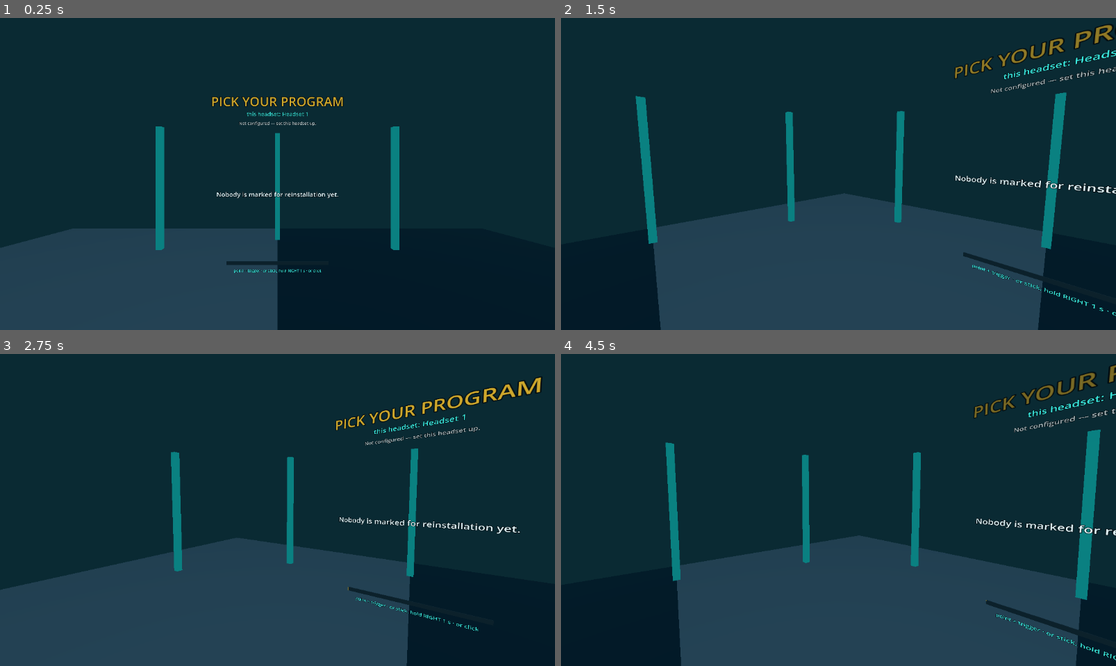
Above: before the commit, frames 1-4 (two rows, left to right).
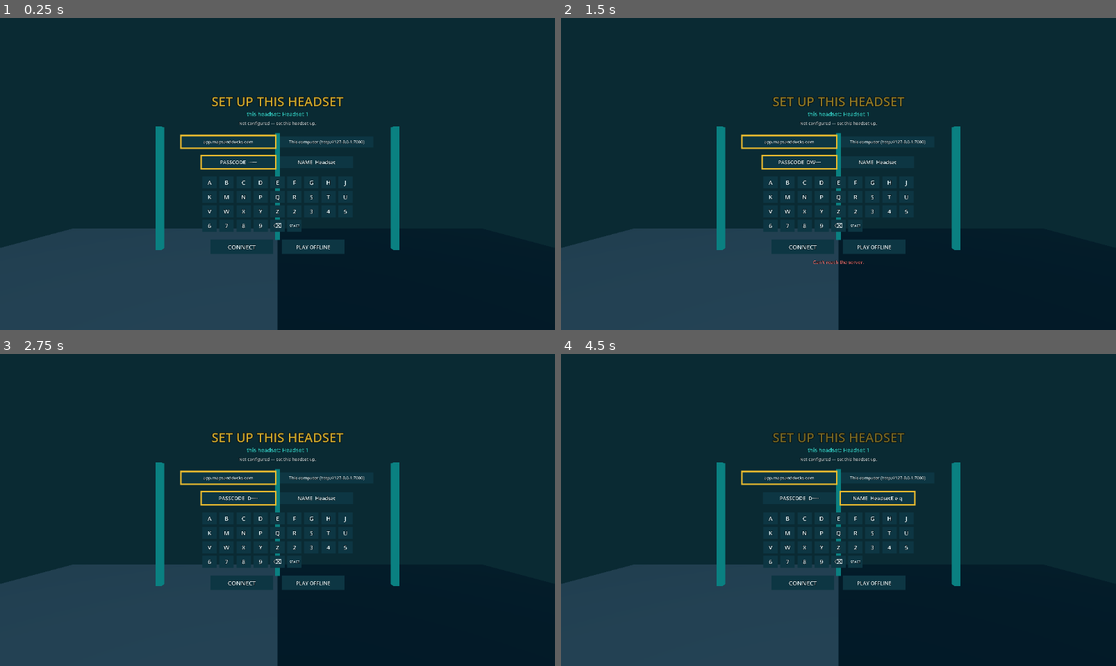
Above: after the commit, the same moments.

Repository: cosmicmonkeysounds/Loom
Game: Godot game, scene res://main.tscn
Same seed, same stepped clock (60 frames per second), same inputs: the game is played once before the commit and once after it.
Inputs (mouse positions are in pixels of both pictures, inside the frame that each line leads up to):
- Up to frame 1 (0.25 s): no input
- Up to frame 2 (1.5 s): tap Enter at 0.5, 0.6 s; move the mouse to (960, 158) at 0.52 s; hold D 0.53-1.28 s; click (960, 158) at 0.67 s; tap Space at 0.77 s; move the mouse to (810, 174) at 1.27 s; hold W from 1.28 s (still down); tap Keypad Enter at 1.35 s; click (810, 174) at 1.42 s
- Up to frame 3 (2.75 s): keep holding W; tap Space at 1.52, 2 s; move the mouse to (288, 503) at 2.02 s; tap Backspace at 2.1 s; click (288, 503) at 2.17 s
- Up to frame 4 (4.5 s): keep holding W; move the mouse to (832, 516) at 2.77 s; tap Tab at 2.85 s; click (832, 516) at 2.92 s; tap Space at 3.02, 3.77 s; move the mouse to (877, 513) at 3.52 s; tap E at 3.6 s; click (877, 513) at 3.67 s; move the mouse to (794, 506) at 4.27 s; tap Q at 4.35 s; click (794, 506) at 4.42 s

The runs differ from the first frame. In frame 1, 2.5% of the frame differs, in the area x 32-66%, y 25-82%; in frame 2, 25%; in frame 3, 15%; in frame 4, 27%, in the area x 0-100%, y 3-100%.

Commit message:
fix(vr): a B / Y held over from the lobby never toggles the mic; a reconfigured headset's mic flag is read again
The King's hit already ignored a trigger still held when a program starts; the voice mute now does the same (_mute_was is taken at the assignment), so the lobby's buttons never reach the voice link. The voice link reads the config's mic again whenever it is not running, so a headset set up in the lobby follows its saved mic flag. test/game.gd checks both with the lobby and the voice link together.

Co-Authored-By: Claude Opus 5.5 <noreply@anthropic.com>

Diff:
--- a/reinstall/vr/game/game.gd
+++ b/reinstall/vr/game/game.gd
@@ -3,7 +3,9 @@
 ## autoload in a build, a fake in the tests).
 ##
 ## - **Lobby**: the dark room; the station waits for the tablet to send a
-##   program, or the player picks one with the stick ([Lobby]).
+##   program, or the player picks one — the laser, the stick or the mouse
+##   ([Lobby], [LobbyPointer]); a headset with no passcode sets itself up
+##   there first ([SetupPanel]).
 ## - **Playing**: spawned at the assignment's spawn in the virtual house;
 ##   poses stream to the server (feet, house frame); the golden trail is
 ##   re-routed twice a second; within 0.9 m (plan) of the duck, on its
@@ -87,6 +89,8 @@
 var hud: Hud
 ## The voice link ([VoiceLink]; running only while a session plays).
 var voice: VoiceLink
+## The lobby's laser / mouse ([LobbyPointer]).
+var pointer: LobbyPointer
 
 var _trail_in := 0.0
 var _cand_in := 0.0
@@ -166,6 +170,12 @@
 	hud.name = "Hud"
 	player.camera.add_child(hud)
 	_setup_voice()
+	# The lobby's picker: the laser / mouse, the ghosts' picture cache.
+	pointer = LobbyPointer.new()
+	pointer.name = "Pointer"
+	pointer.player = player
+	add_child(pointer)
+	lobby.attach(link, ghosts.avatars)
 	if bool(link.config.get("autopilot", false)):
 		autopilot = Autopilot.new()
 		player.read_input = false
@@ -215,7 +225,9 @@
 	if _notice_left <= 0.0:
 		hud.hide_all()
 	player.locomotion_enabled = false
+	player.release_mouse()  # the lobby is pointed at, not looked around
 	player.teleport(Lobby.SPOT, 0.0)
+	lobby.reset()
 	lobby.visible = true
 	_cand_in = 0.0
 	_found_pending = false
@@ -358,6 +370,8 @@
 	link.adopt(a)
 	var spawn: Dictionary = a["spawn"]
 	lobby.visible = false
+	pointer.hide_beam()
+	player.capture_mouse = true
 	player.teleport(builder.to_world(spawn["pos"]), builder.yaw_to_world(float(spawn["yaw"])))
 	player.locomotion_enabled = true
 	duck.place(builder.to_world(a["duck"]["pos"]))
@@ -373,7 +387,11 @@
 	# hit him (missing on an old server = not yet).
 	king_hit_used = a.get("kingHit", false) == true
 	_king_hit_pending = false
+	# The play buttons act on a press made while playing, never on one held
+	# over from the lobby (the trigger that pulled START; B / Y does nothing
+	# there).
 	_hit_was = player.hit_button
+	_mute_was = player.mute_button
 	_update_route_house()
 	hud.show_play(_room_label(HouseLocate.locate(builder.house, spawn["pos"])["room"]))
 	if link.map_warning_text != "":
@@ -528,6 +546,8 @@
 
 
 func _tick_lobby(delta: float) -> void:
+	var aim := pointer.poll()
+	pointer.draw(aim, lobby.aim(aim, delta))
 	# Either stick drives the picker: the larger deflection on each axis.
 	var l := player.left_stick
 	var r := player.right_stick
@@ -587,6 +607,8 @@
 func _tick_voice() -> void:
 	if not bool(link.config.get("voice", true)):
 		return
+	if not voice.is_running():
+		voice.mic_enabled = bool(link.config.get("mic", true))  # a reconfigured headset
 	voice.want(link.voice_stream_url(), link.voice_upload_url(), link.voice_token())
 	var pressed := player.mute_button and not _mute_was
 	_mute_was = player.mute_button
--- a/reinstall/vr/test/game.gd
+++ b/reinstall/vr/test/game.gd
@@ -2910,6 +2910,27 @@
 	link.session_over.emit("reset")
 	_check(game.state() == GameFlow.State.LOBBY and not v.is_running() and not game.builder.voice_attached("optical-drive") and game.hud.mic_text() == "", "voice game: the lobby stops the voice, the emitters and the HUD line")
 
+	# B / Y held in the lobby does nothing there, and a press held over into
+	# play (the hand still on it when the program starts) is not a toggle.
+	player.mute_button = true
+	player.hit_button = true
+	for i in 3:
+		game._process(0.016)
+	_check(game.state() == GameFlow.State.LOBBY and not v.is_running() and not v.muted, "voice game: B / Y in the lobby does nothing")
+	link.assignment_received.emit(_assignment(house, "v-3", true))
+	game._process(0.016)
+	game._process(0.016)
+	_check(v.is_running() and not v.muted and game.hud.mic_text() == "🎤 LIVE", "voice game: … nor when it is still held as play starts (%s)" % game.hud.mic_text())
+	player.mute_button = false
+	player.hit_button = false
+	game._process(0.016)
+	player.mute_button = true
+	game._process(0.016)
+	_check(v.muted, "voice game: … a fresh press while playing mutes")
+	player.mute_button = false
+	game.enter_lobby()
+	_check(not v.is_running() and not v.muted and game.lobby.visible and game.lobby.view() != "confirm", "voice game: back in the lobby the voice is off, unmuted, the lobby reset")
+
 	# `--voice false`: never started.
 	link.config = StationConfig.merge(link.config, {"voice": false})
 	link.assignment_received.emit(_assignment(house, "v-2", true))
